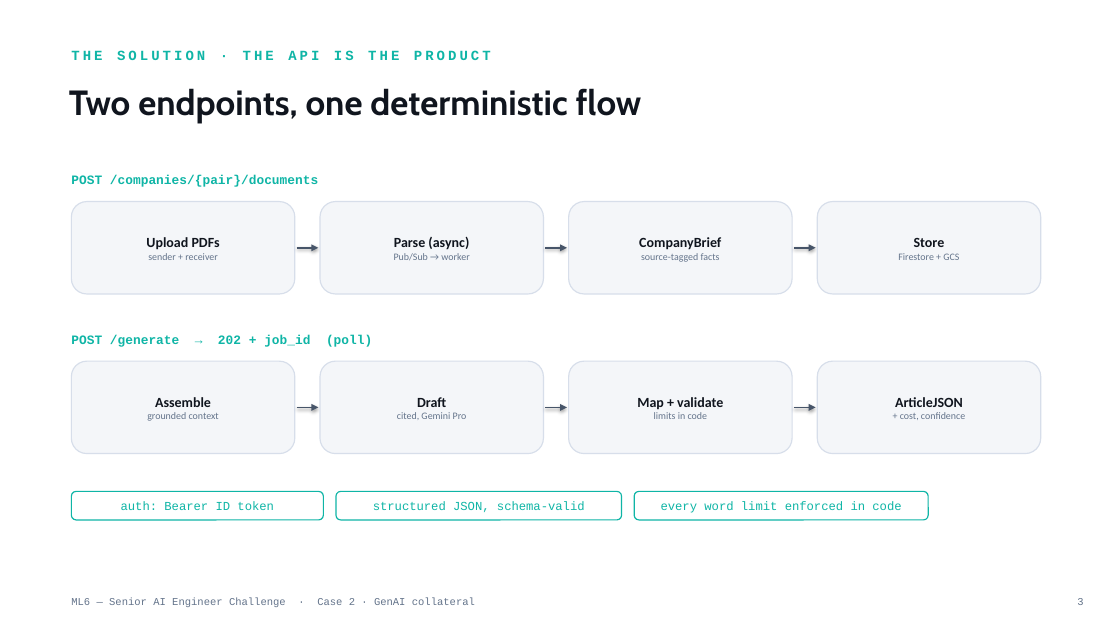
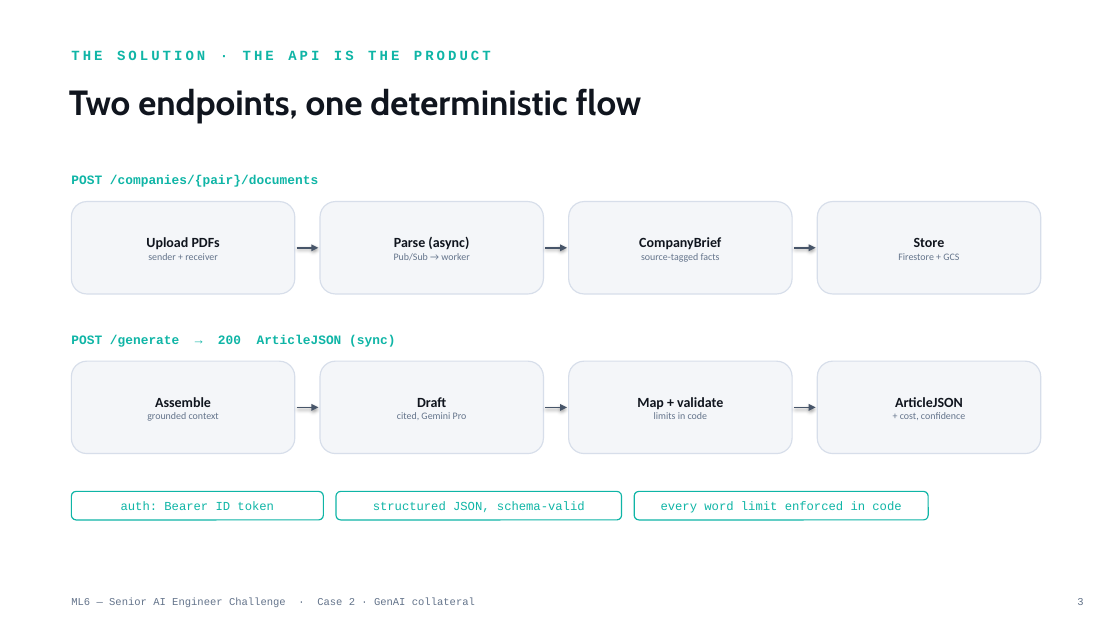
Before and after one commit to yashgpt2894/genai-marketing-collateral, a slide deck: slide 3 of Case2_GenAI_Collateral.pptx. Drawn at 1120x630 pixels with LibreOffice and Linux fonts; fonts in the diff are those of the drawing. Boxes give left, top, right and bottom in pixels: in the first picture for what was removed or moved away, otherwise in the second. Text is boxed around its words. In the diff, an @@ line names an element or a change of style, - is before the commit and + after.

Commit message:
Match the brief's two-endpoint contract: sync /generate + drop custom-template CRUD
- POST /generate is now synchronous: returns the ArticleJSON (200), the brief's contract (one POST to upload, one POST to generate -> JSON). ?async=true keeps the 202 + poll path for long/bursty jobs; GET /generate/{pair}/{job} is optional. Idempotency-Key reuses the same result.
- Removed custom-template CRUD (GET/POST/PUT/DELETE /templates) + store methods; the 4 built-in layouts remain (selected via template_id), UI lists them statically.
- UI uses the sync response (no polling); deploy.sh --timeout 600 for the blocking model call.
- Synced README, ARCHITECTURE, openapi.json, Postman (trimmed to the brief flow); deck updated to the sync contract. 47 tests passing.

```diff
--- a/Case2_GenAI_Collateral.pptx
+++ b/Case2_GenAI_Collateral.pptx
@@ text at (71, 335, 395, 347): text changed @@
-POST /generate → 202 + job_id (poll)
+POST /generate → 200 ArticleJSON (sync)
```
Also in this commit, not shown: 4 other slides changed, 1 slide added, 15 other files.
